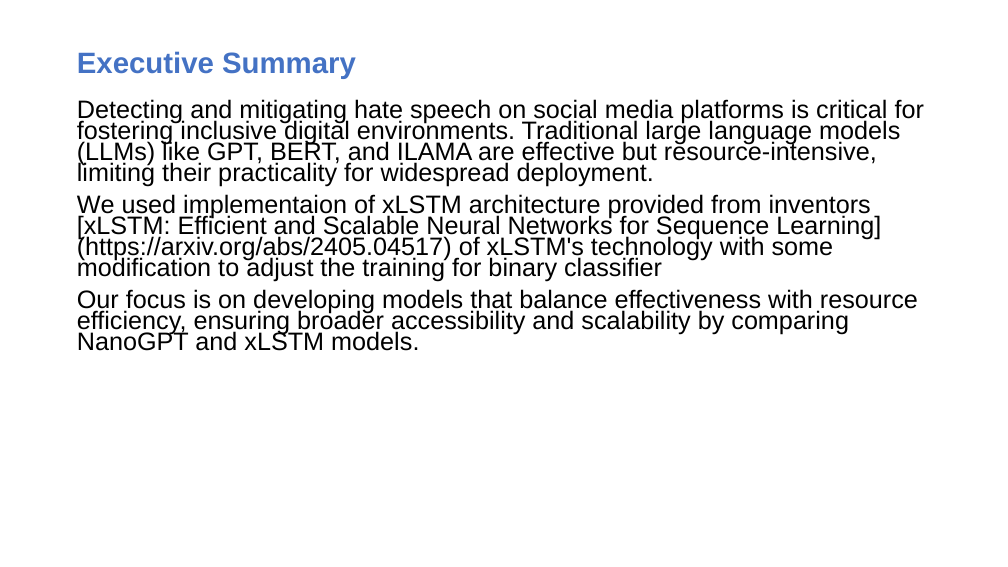
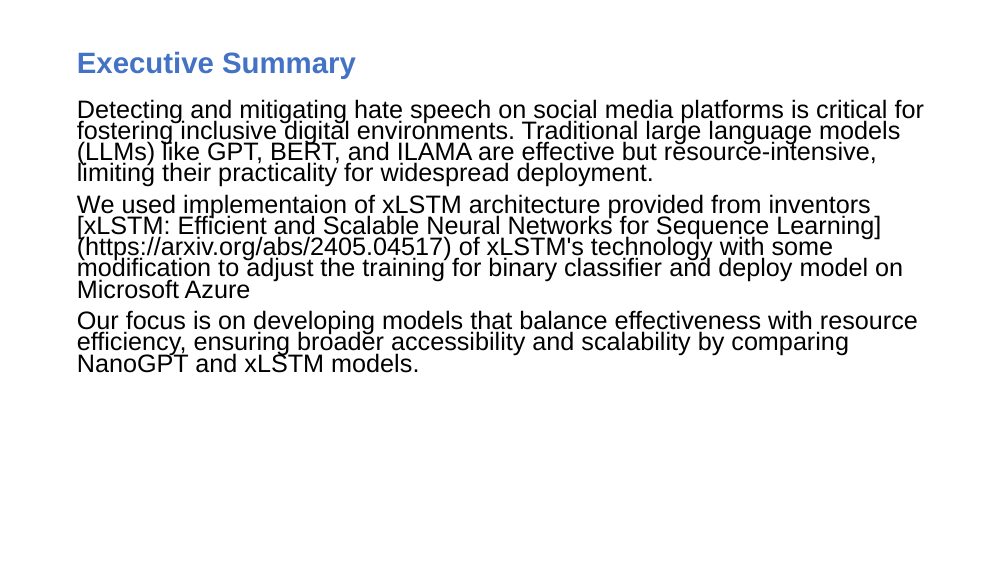
Before and after one commit to samson12193/xLSTM-Hate-Speech, a slide deck: slide 3 of Data Glacier Internship.pptx. Drawn at 1008x567 pixels with LibreOffice and Linux fonts; fonts in the diff are those of the drawing. Boxes give left, top, right and bottom in pixels: in the first picture for what was removed or moved away, otherwise in the second. Text is boxed around its words. In the diff, an @@ line names an element or a change of style, - is before the commit and + after.

```diff
--- a/Data Glacier Internship.pptx
+++ b/Data Glacier Internship.pptx
@@ text at (77, 194, 903, 299): text changed @@
-We used implementaion of xLSTM architecture provided from inventors [xLSTM: Efficient and Scalable Neural Networks for Sequence Learning](https://arxiv.org/abs/2405.04517) of xLSTM's technology with some modification to adjust the training for binary classifier
+We used implementaion of xLSTM architecture provided from inventors [xLSTM: Efficient and Scalable Neural Networks for Sequence Learning](https://arxiv.org/abs/2405.04517) of xLSTM's technology with some modification to adjust the training for binary classifier and deploy model on Microsoft Azure
```
Also in this commit, not shown: 3 other slides changed, 1 slide added.
